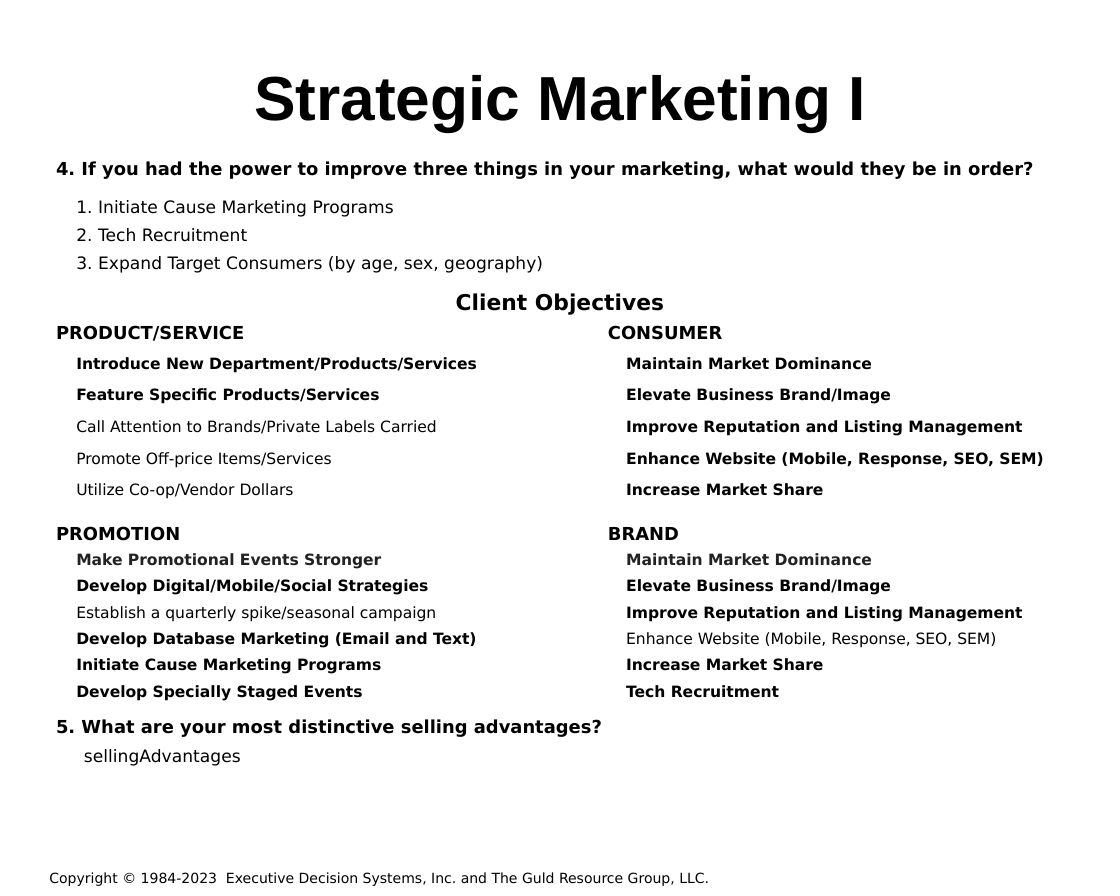
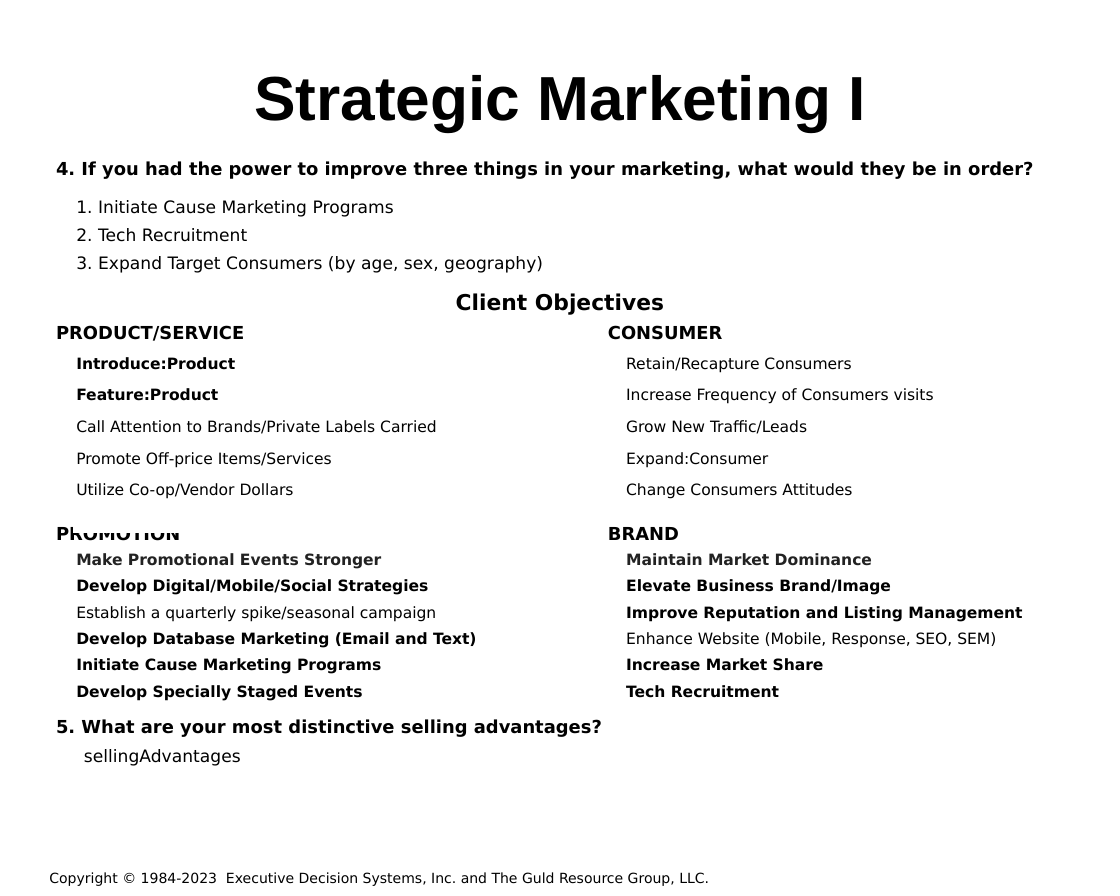
Before and after one commit to hintonandrew510/wizardfrontend, a slide deck: slide 4 of mavenprojectSCR/src/main/resources/powerpointtemplate/tv.pptx. Drawn at 1120x896 pixels with LibreOffice and Linux fonts; fonts in the diff are those of the drawing; background and template pictures are left out. Boxes give left, top, right and bottom in pixels: in the first picture for what was removed or moved away, otherwise in the second. Text is boxed around its words. In the diff, an @@ line names an element or a change of style, - is before the commit and + after.

```diff
--- a/mavenprojectSCR/src/main/resources/powerpointtemplate/tv.pptx
+++ b/mavenprojectSCR/src/main/resources/powerpointtemplate/tv.pptx
@@ table at box(73, 344, 513, 533) @@
-row 1, column 1: Introduce New Department/Products/Services
+row 1, column 1: Introduce:Product
-row 2, column 1: Feature Specific Products/Services
+row 2, column 1: Feature:Product
+row 6: 
@@ table at box(623, 344, 1063, 503) @@
-row 1, column 1: Maintain Market Dominance
+row 1, column 1: Retain/Recapture Consumers
-row 2, column 1: Elevate Business Brand/Image
+row 2, column 1: Increase Frequency of Consumers visits
-row 3, column 1: Improve Reputation and Listing Management
+row 3, column 1: Grow New Traffic/Leads
-row 4, column 1: Enhance Website (Mobile, Response, SEO, SEM)
+row 4, column 1: Expand:Consumer
-row 5, column 1: Increase Market Share
+row 5, column 1: Change Consumers Attitudes
```
Also in this commit, not shown: 3 other files.
